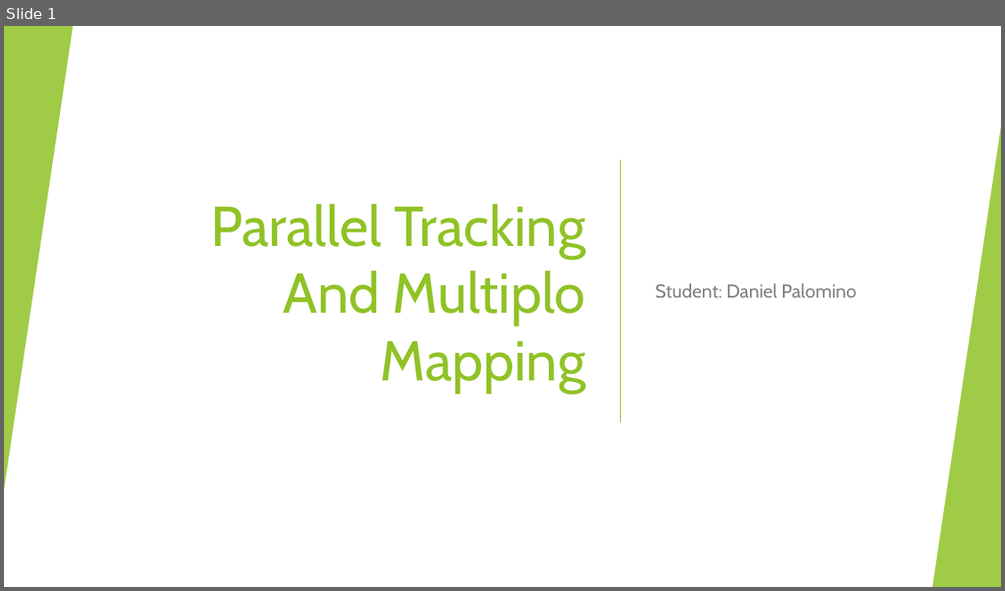
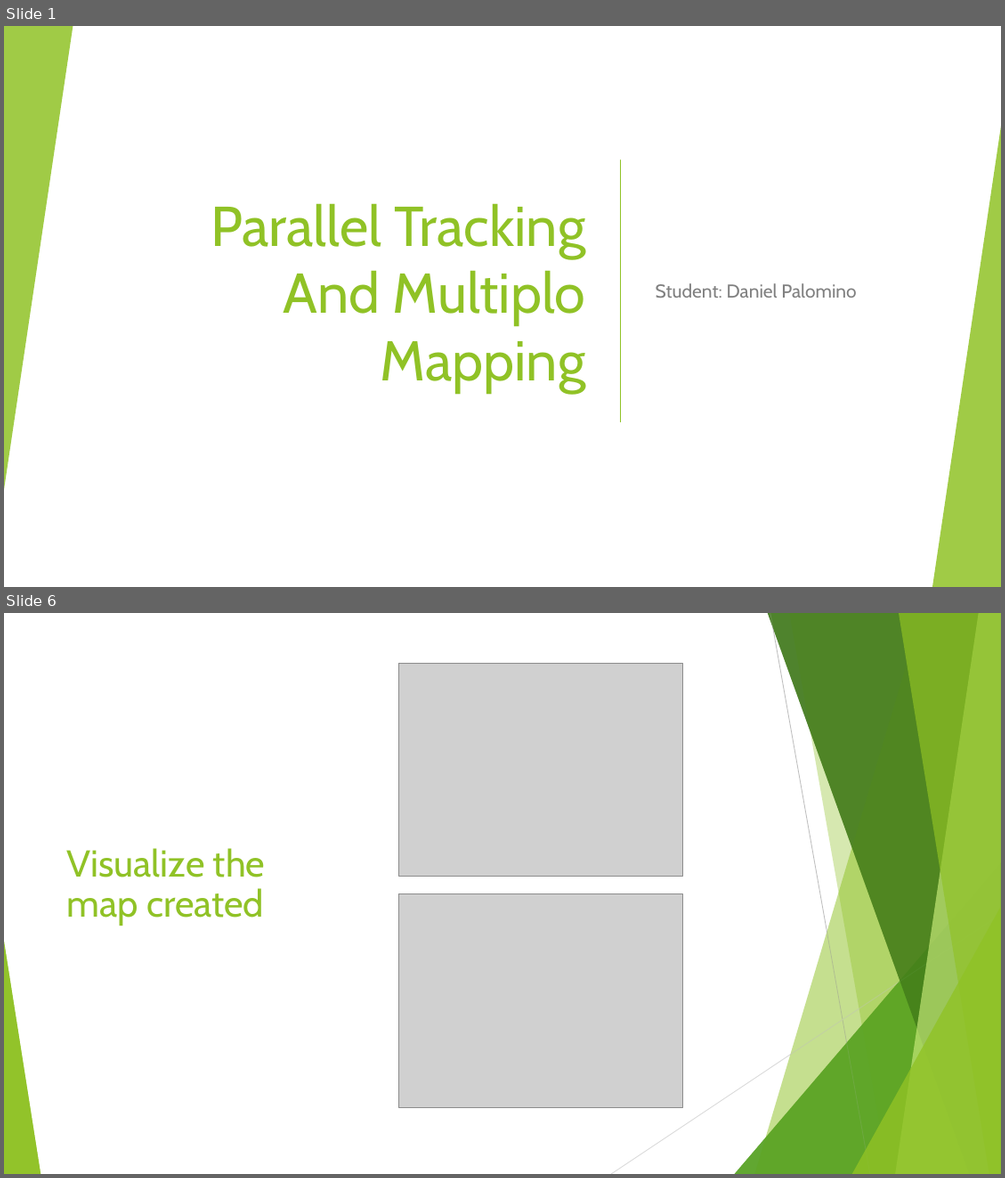
Before and after one commit to dpalominop/PTAM, a slide deck: presentation.pptx. Shown one above the other, each under a label of ours: slide 1 before the commit, slides 1 and 6 after it; the slides between them are not shown. The pictures are 1005x591 and 1005x1178 pixels, drawn with LibreOffice and Linux fonts; fonts in the diff are those of the drawing; grey boxes stand for pictures. Boxes give left, top, right and bottom in pixels: in the first picture for what was removed or moved away, otherwise in the second. Text is boxed around its words. In the diff, an @@ line names an element or a change of style, - is before the commit and + after.

```diff
--- a/presentation.pptx
+++ b/presentation.pptx
@@ slide 6 added at <box>4,613,1001,1174</box>, background #FFFFFF; not listed: 7 template elements that a slide beside it also shows @@
@@ picture added at <box>399,663,682,876</box> @@
@@ title added at <box>66,848,265,925</box>, 36 pt, text #90C226 @@
+Visualize the map created
@@ picture added at <box>399,894,682,1107</box> @@
@@ triangle added at <box>4,941,40,1174</box>, fill #90C226 at 85% opacity @@
@@ group added at <box>4,613,1001,1174</box>: 5 freeform shapes, 3 triangles, 2 lines @@
```
Also in this commit, not shown: 7 other slides added, 1 slide removed, 1 other file.
